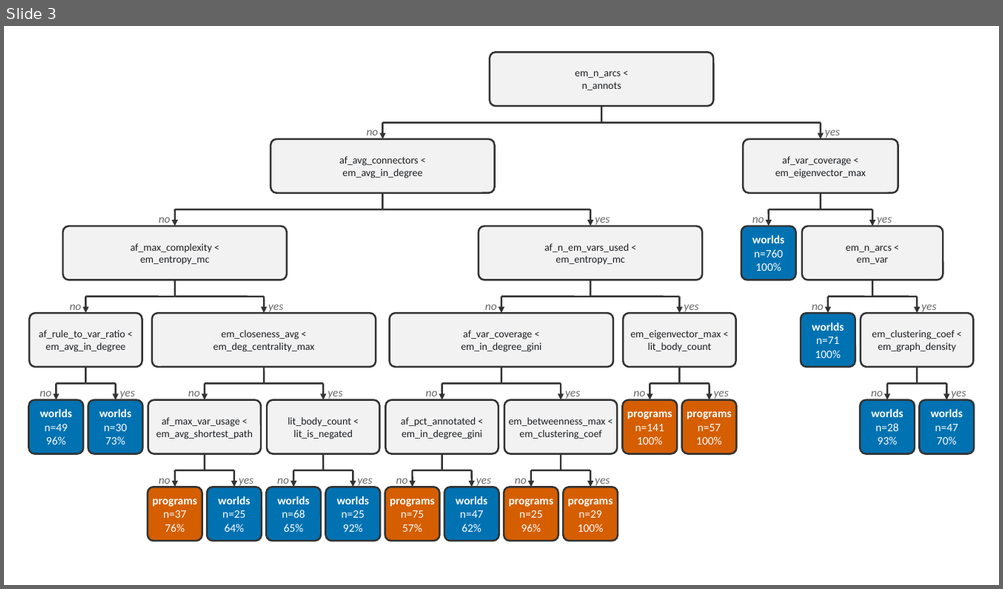
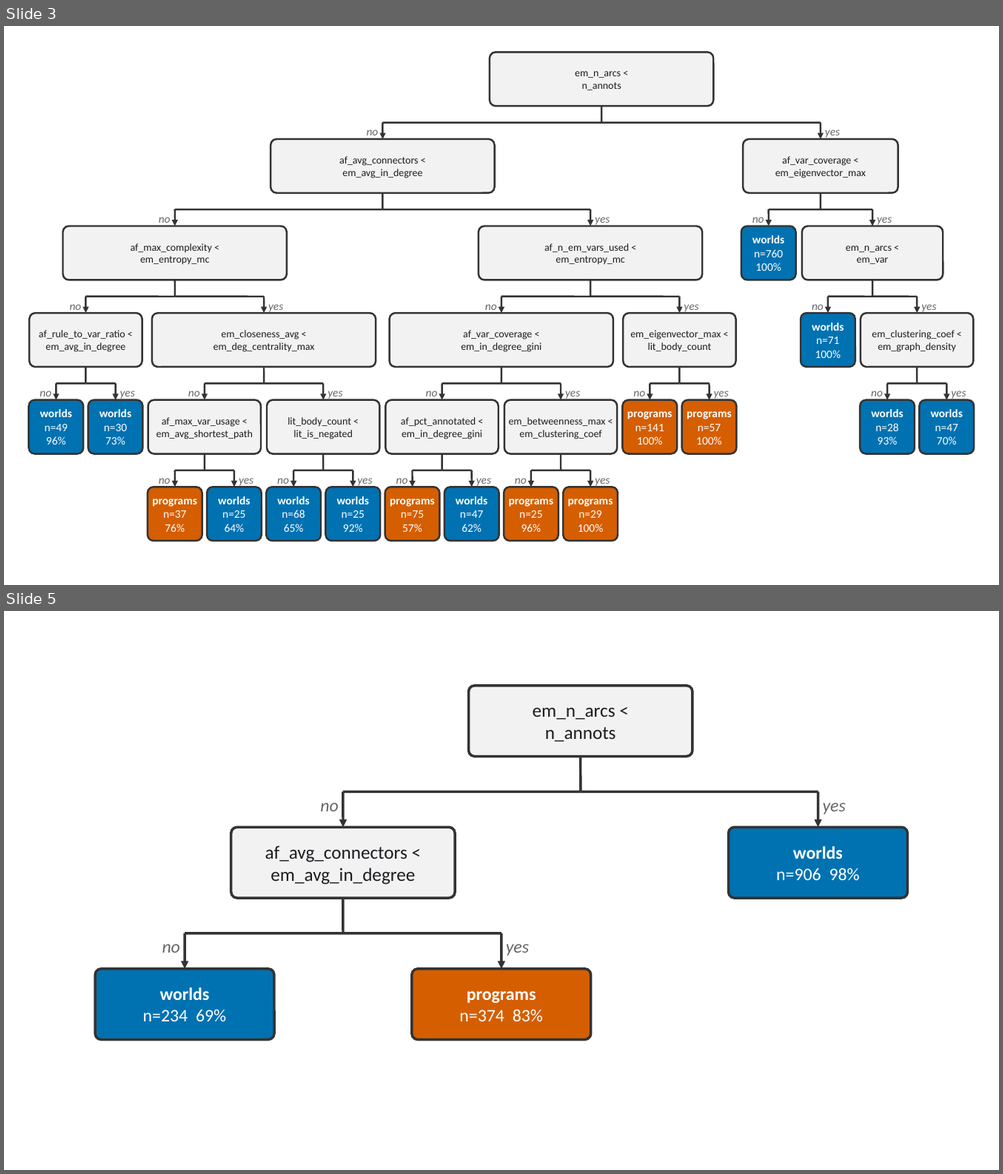
Before and after one commit to marioa-l/delp3Exp, a slide deck: results_tte/figures/final_trees_guided.pptx. Shown one above the other, each under a label of ours: slide 3 before the commit, slides 3 and 5 after it; the slides between them are not shown. The pictures are 1003x589 and 1003x1174 pixels, drawn with LibreOffice and Linux fonts; fonts in the diff are those of the drawing. Boxes give left, top, right and bottom in pixels: in the first picture for what was removed or moved away, otherwise in the second. Text is boxed around its words. In the diff, an @@ line names an element or a change of style, - is before the commit and + after.

```diff
--- a/results_tte/figures/final_trees_guided.pptx
+++ b/results_tte/figures/final_trees_guided.pptx
@@ slide 5 added at [4,611,999,1170], background #FFFFFF @@
@@ rounded rectangle added at [469,686,693,757], fill #F2F2F2, outline #333333 2.5 pt @@
@@ text added at [532,707,616,742], 18 pt, text #1B1D21 @@
+em_n_arcs <
+n_annots
@@ line added from (580, 757) to (580, 792), #333333 2.5 pt @@
@@ text added at [320,803,338,812], 17 pt, text #666666, italic @@
+no
@@ line added from (343, 792) to (580, 792), #333333 2.5 pt @@
@@ arrow added from (343, 792) to (343, 827), #333333 2.5 pt @@
@@ line added from (580, 792) to (818, 792), #333333 2.5 pt @@
@@ arrow added from (818, 792) to (818, 827), #333333 2.5 pt @@
@@ text added at [822,803,845,815], 17 pt, text #666666, italic @@
+yes
@@ rounded rectangle added at [231,827,455,898], fill #F2F2F2, outline #333333 2.5 pt @@
@@ rounded rectangle added at [728,827,908,898], fill #0072B2, outline #333333 2.5 pt @@
@@ text added at [265,846,415,885], 18 pt, text #1B1D21 @@
+af_avg_connectors <
+em_avg_in_degree
@@ text added at [776,846,859,881], 17 pt, text #FFFFFF @@
+worlds
+n=906 98%
@@ line added from (343, 898) to (343, 934), #333333 2.5 pt @@
@@ line added from (185, 934) to (343, 934), #333333 2.5 pt @@
@@ arrow added from (185, 934) to (185, 969), #333333 2.5 pt @@
@@ line added from (343, 934) to (502, 934), #333333 2.5 pt @@
@@ arrow added from (502, 934) to (502, 969), #333333 2.5 pt @@
@@ text added at [162,944,180,953], 17 pt, text #666666, italic @@
+no
@@ text added at [506,944,529,956], 17 pt, text #666666, italic @@
+yes
@@ rounded rectangle added at [95,969,274,1040], fill #0072B2, outline #333333 2.5 pt @@
@@ text added at [143,988,226,1022], 17 pt, text #FFFFFF @@
+worlds
+n=234 69%
@@ rounded rectangle added at [412,969,590,1040], fill #D55E00, outline #333333 2.5 pt @@
@@ text added at [459,991,543,1022], 17 pt, text #FFFFFF, bold @@
+programs
+n=374 83%
```
Also in this commit, not shown: 2 other slides added, 19 other files.
